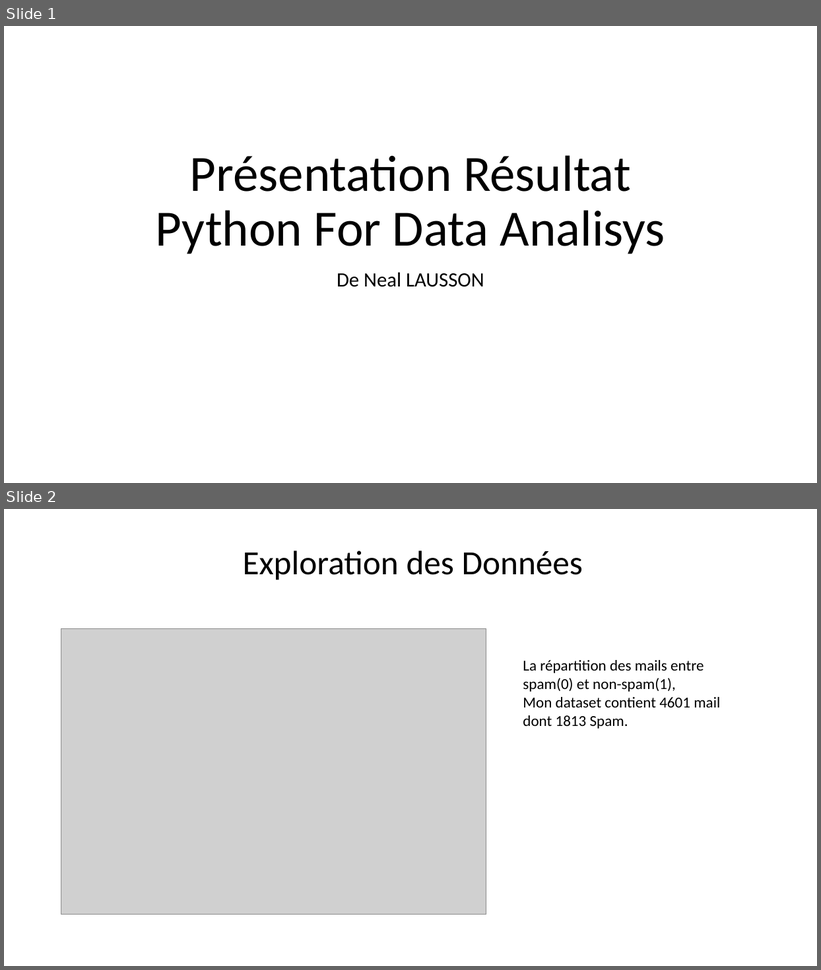
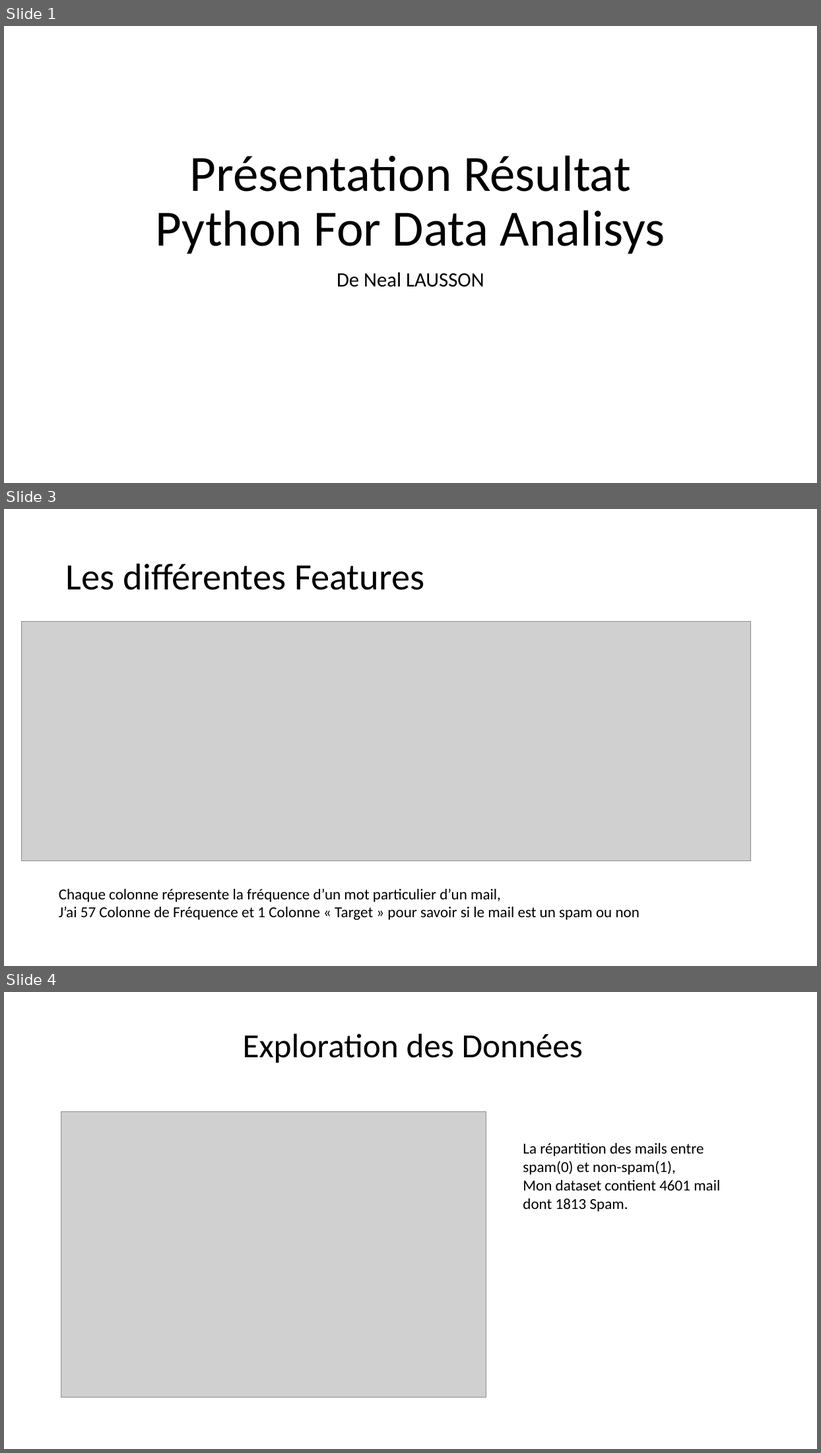
Before and after one commit to neallausson/Python4DataAnalysis, a slide deck: Présentation_Résultat.pptx. Shown one above the other, each under a label of ours: slides 1 and 2 before the commit, slides 1, 3 and 4 after it; the slides between them are not shown. The pictures are 821x970 and 821x1453 pixels, drawn with LibreOffice and Linux fonts; fonts in the diff are those of the drawing; grey boxes stand for pictures. Boxes give left, top, right and bottom in pixels: in the first picture for what was removed or moved away, otherwise in the second. Text is boxed around its words. In the diff, an @@ line names an element or a change of style, - is before the commit and + after.

```diff
--- a/Présentation_Résultat.pptx
+++ b/Présentation_Résultat.pptx
@@ slide 3 added at (4,509,817,966), background #FFFFFF @@
@@ title added at (66,563,424,590), 44 pt, text #000000 @@
+Les différentes Features
@@ picture added at (22,622,751,861) @@
@@ text added at (59,889,640,920), 18 pt, text #000000 @@
+Chaque colonne répresente la fréquence d’un mot particulier d’un mail,
+J’ai 57 Colonne de Fréquence et 1 Colonne « Target » pour savoir si le mail est un spam ou non
@@ what was slide 2 is now slide 4 @@
```
Also in this commit, not shown: 1 other slide added, 1 other file.
